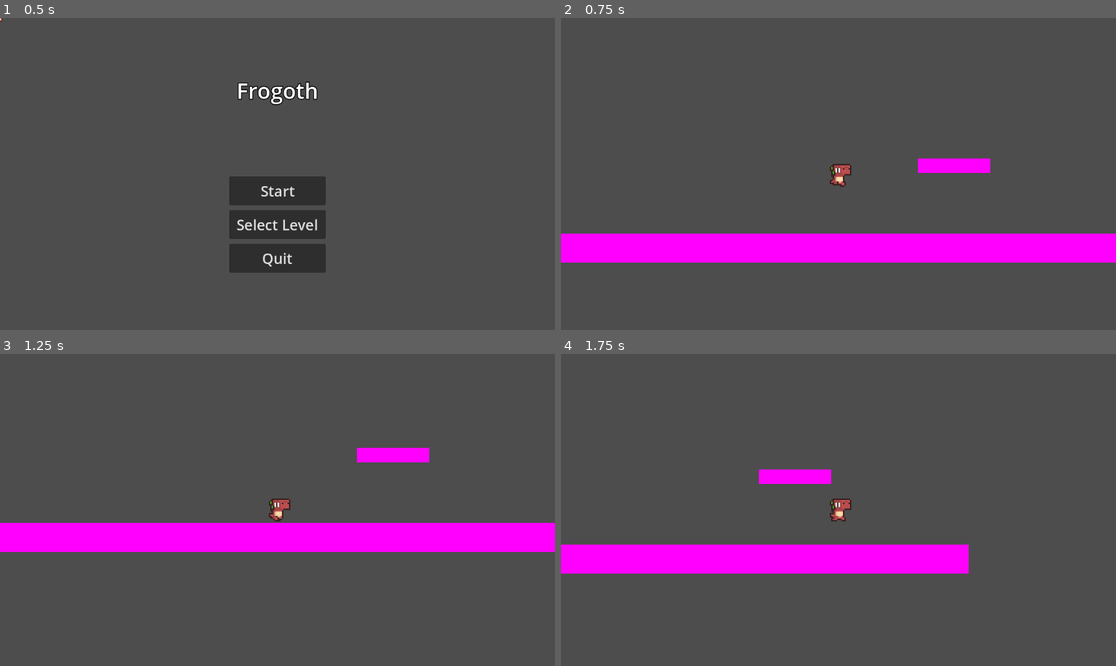
Above: before the commit, frames 1-4 (two rows, left to right).
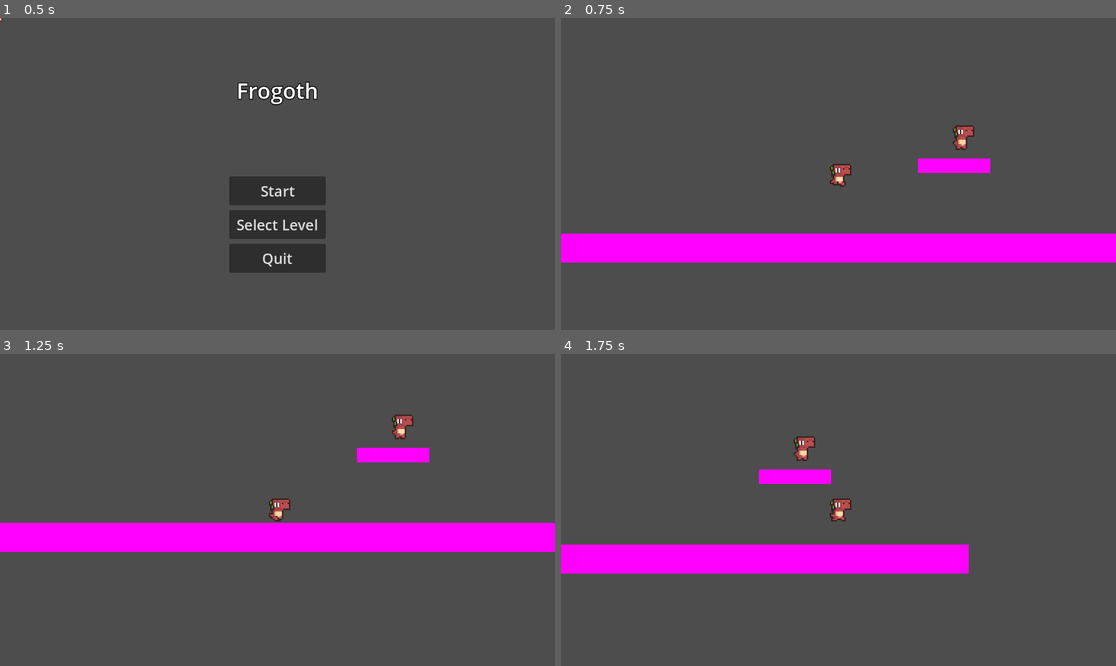
Above: after the commit, the same moments.

Repository: DerBrotDoktor/Frogoth
Game: Godot game, scene res://scenes/main/main.tscn
The game is run twice, just before and just after one commit, with the same random seed, the same clock (stepped at 60 frames per second) and the same inputs.
Inputs:
- Up to frame 1 (0.5 s): no input
- Up to frame 2 (0.75 s): click "Start" at 0.5 s
- Up to frame 3 (1.25 s): no input
- Up to frame 4 (1.75 s): tap Enter at 1.25 s; hold D (right) from 1.28 s (still down); tap Shift (dash) at 1.35 s; tap Space (jump) at 1.52 s

Frame 1 is identical in both runs. In frame 2, 0.2% of the frame differs, in the area x 70-75%, y 34-43%; in frame 3, 0.2%, in the area x 70-75%, y 19-28%; in frame 4, 0.2%.

Commit message:
Added enemy Added enemy movement

Diff:
--- /dev/null
+++ b/scenes/enemies/enemy_grounded.gd
@@ -0,0 +1,21 @@
+extends CharacterBody2D
+
+
+@export var speed :int = 100
+@export var direction :int = 1
+
+@onready var flip_cooldown_timer :Timer = $FlipCooldownTimer
+@onready var horizontal_ray_cast :RayCast2D = $HorizontalRayCast
+@onready var vertical_ray_cast_l :RayCast2D = $VerticalRayCastL
+@onready var vertical_ray_cast_r :RayCast2D = $VerticalRayCastR
+
+func _physics_process(delta):
+	velocity.x = speed * direction * delta
+	print(velocity.x)
+	move_and_slide()
+	if not horizontal_ray_cast.is_colliding() or not vertical_ray_cast_l.is_colliding() or not vertical_ray_cast_r.is_colliding():
+		flip()
+
+func flip():
+	direction *= -1
+	pass
--- /dev/null
+++ b/scenes/enemies/enemy_grounded.tscn
@@ -0,0 +1,50 @@
+[gd_scene load_steps=6 format=3 uid="uid://cpddwnffvkcgu"]
+
+[ext_resource type="Script" path="res://scenes/enemies/enemy_grounded.gd" id="1_l2tby"]
+[ext_resource type="Texture2D" uid="uid://cmg500ug6fpcf" path="res://assets/player/player_animation_sheet.png" id="1_svkny"]
+
+[sub_resource type="AtlasTexture" id="AtlasTexture_8hj2l"]
+atlas = ExtResource("1_svkny")
+region = Rect2(24, 0, 24, 24)
+
+[sub_resource type="SpriteFrames" id="SpriteFrames_1sjp7"]
+animations = [{
+"frames": [{
+"duration": 1.0,
+"texture": SubResource("AtlasTexture_8hj2l")
+}],
+"loop": true,
+"name": &"default",
+"speed": 5.0
+}, {
+"frames": [],
+"loop": true,
+"name": &"new_animation",
+"speed": 5.0
+}]
+
+[sub_resource type="RectangleShape2D" id="RectangleShape2D_eiqsm"]
+size = Vector2(12, 17)
+
+[node name="EnemyGrounded" type="CharacterBody2D"]
+script = ExtResource("1_l2tby")
+
+[node name="Animation" type="AnimatedSprite2D" parent="."]
+sprite_frames = SubResource("SpriteFrames_1sjp7")
+
+[node name="Collider" type="CollisionShape2D" parent="."]
+position = Vector2(0, 0.5)
+shape = SubResource("RectangleShape2D_eiqsm")
+
+[node name="HorizontalRayCast" type="RayCast2D" parent="."]
+target_position = Vector2(15, 0)
+
+[node name="VerticalRayCastL" type="RayCast2D" parent="."]
+position = Vector2(-6, 0)
+target_position = Vector2(0, 15)
+
+[node name="VerticalRayCastR" type="RayCast2D" parent="."]
+position = Vector2(6, 0)
+target_position = Vector2(0, 15)
+
+[node name="FlipCooldownTimer" type="Timer" parent="."]
--- a/scenes/level/level_1.tscn
+++ b/scenes/level/level_1.tscn
@@ -1,4 +1,6 @@
-[gd_scene load_steps=5 format=3 uid="uid://jslvxnacwmvr"]
+[gd_scene load_steps=6 format=3 uid="uid://jslvxnacwmvr"]
+
+[ext_resource type="PackedScene" uid="uid://cpddwnffvkcgu" path="res://scenes/enemies/enemy_grounded.tscn" id="1_n76ny"]
 
 [sub_resource type="PlaceholderTexture2D" id="PlaceholderTexture2D_iwq4j"]
 size = Vector2(400, 20)
@@ -31,3 +33,6 @@
 
 [node name="CollisionShape2D" type="CollisionShape2D" parent="platform"]
 shape = SubResource("RectangleShape2D_7gmwj")
+
+[node name="EnemyGrounded" parent="." instance=ExtResource("1_n76ny")]
+position = Vector2(85, -1)
